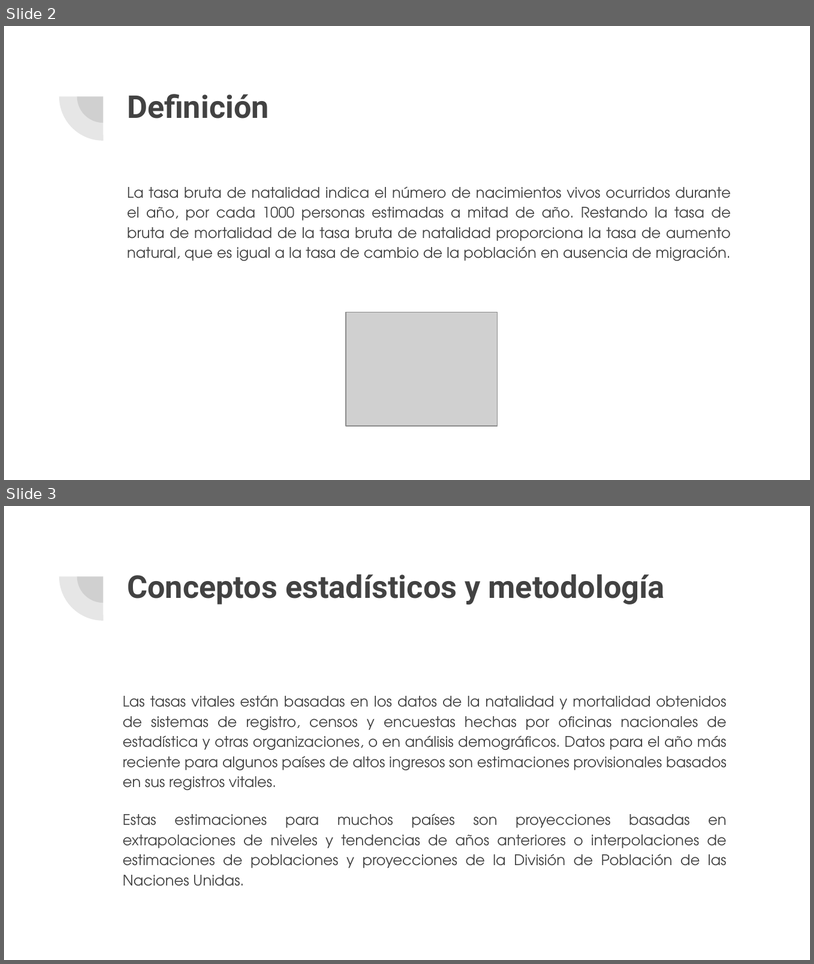
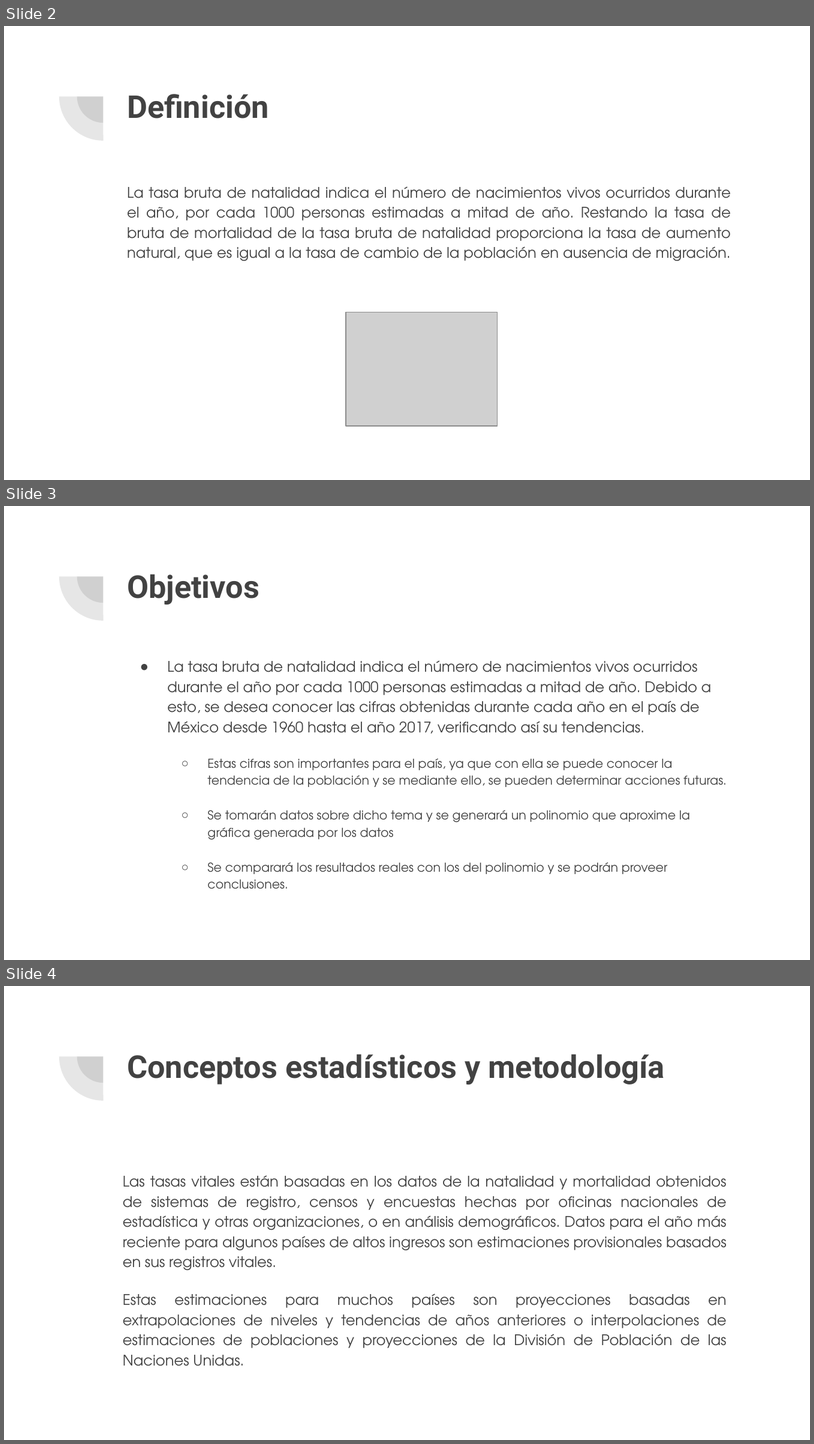
Before and after one commit to sbriones97/ProyectoSM, a slide deck: ProyectoM1.pptx. Shown one above the other, each under a label of ours: slides 2 and 3 before the commit, slides 2, 3 and 4 after it. The pictures are 814x964 and 814x1444 pixels, drawn with LibreOffice and Linux fonts; fonts in the diff are those of the drawing; grey boxes stand for pictures. Boxes give left, top, right and bottom in pixels: in the first picture for what was removed or moved away, otherwise in the second. Text is boxed around its words. In the diff, an @@ line names an element or a change of style, - is before the commit and + after.

Commit message:
Se agregaron Objetivos
Se añadieron los objetivos a la presentación de power point

```diff
--- a/ProyectoM1.pptx
+++ b/ProyectoM1.pptx
@@ slide 3 added at <box>4,506,810,960</box>, background #FFFFFF; not listed: 2 template elements that a slide beside it also shows @@
@@ title added at <box>127,574,260,604</box>, 28 pt, text #424242, bold @@
+Objetivos
@@ text added at <box>167,660,727,874</box>, 11 pt, text #424242 @@
+● La tasa bruta de natalidad indica el número de nacimientos vivos ocurridos durante el año por cada 1000 personas estimadas a mitad de año. Debido a esto, se desea conocer las cifras obtenidas durante cada año en el país de México desde 1960 hasta el año 2017, verificando así su tendencias.
+  ○ Estas cifras son importantes para el país, ya que con ella se puede conocer la tendencia de la población y se mediante ello, se pueden determinar acciones futuras.
+  ○ Se tomarán datos sobre dicho tema y se generará un polinomio que aproxime la gráfica generada por los datos
+  ○ Se comparará los resultados reales con los del polinomio y se podrán proveer conclusiones.
@@ what was slide 3 is now slide 4 @@
```
